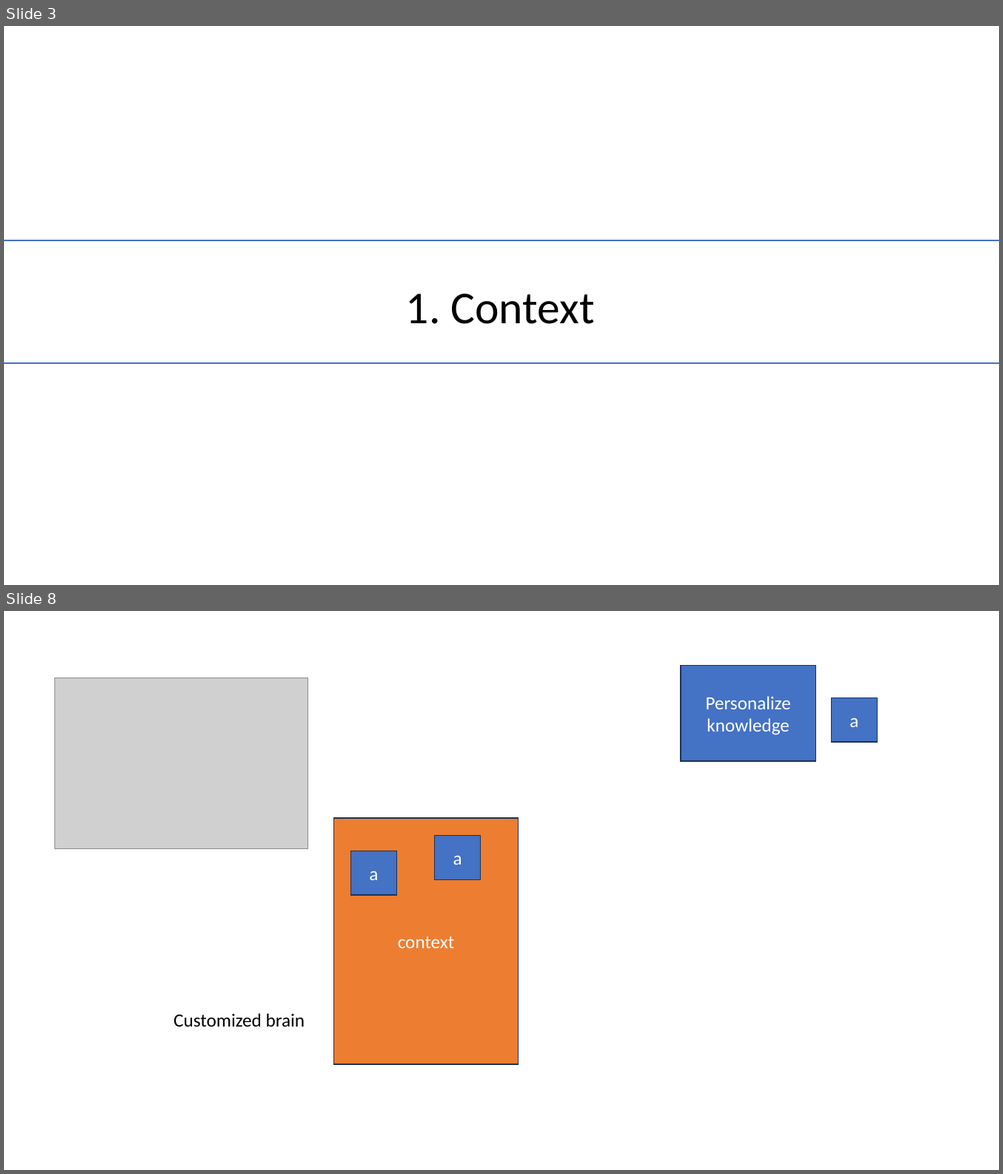
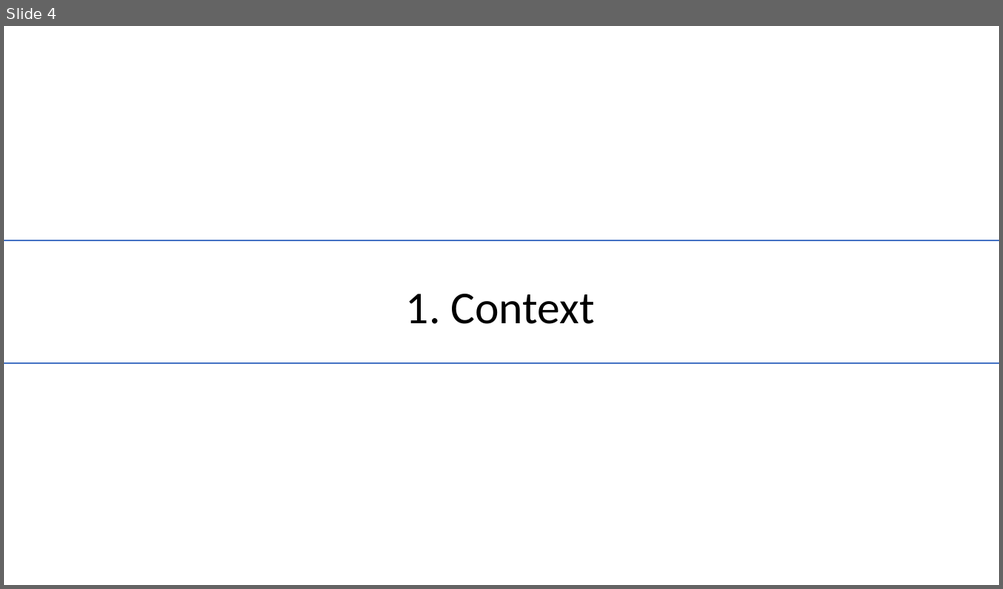
Before and after one commit to lexler/Talks, a slide deck: Slides/Core Patterns for Coding with AI.pptx. Shown one above the other, each under a label of ours: slides 3 and 8 before the commit, slide 4 after it; the slides between them are not shown. The pictures are 1003x1174 and 1003x589 pixels, drawn with LibreOffice and Linux fonts; fonts in the diff are those of the drawing; grey boxes stand for pictures. Boxes give left, top, right and bottom in pixels: in the first picture for what was removed or moved away, otherwise in the second. Text is boxed around its words. In the diff, an @@ line names an element or a change of style, - is before the commit and + after.

```diff
--- a/Slides/Core Patterns for Coding with AI.pptx
+++ b/Slides/Core Patterns for Coding with AI.pptx
@@ slide 8 removed at bbox=[4, 611, 999, 1170], background #FFFFFF @@
@@ rectangle removed at bbox=[680, 666, 816, 761] @@
-Personalize knowledge
@@ picture removed at bbox=[55, 678, 308, 849] @@
@@ rectangle removed at bbox=[831, 698, 878, 742] @@
-a
@@ rectangle removed at bbox=[334, 818, 518, 1065] @@
-context
@@ rectangle removed at bbox=[351, 851, 397, 895] @@
-a
@@ rectangle removed at bbox=[435, 835, 481, 880] @@
-a
@@ text removed at bbox=[173, 1014, 305, 1028] @@
-Customized brain
@@ what was slide 3 is now slide 4 @@
```
Also in this commit, not shown: 1 slide changed, 11 slides added, 15 other slides removed.
